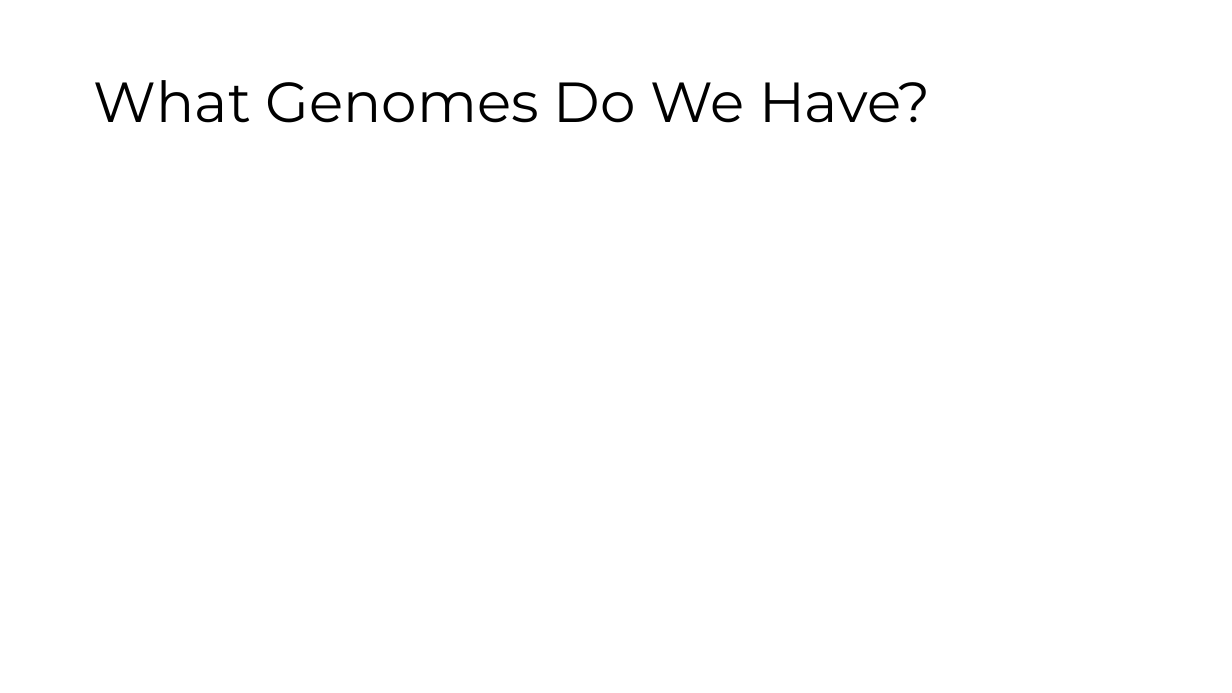
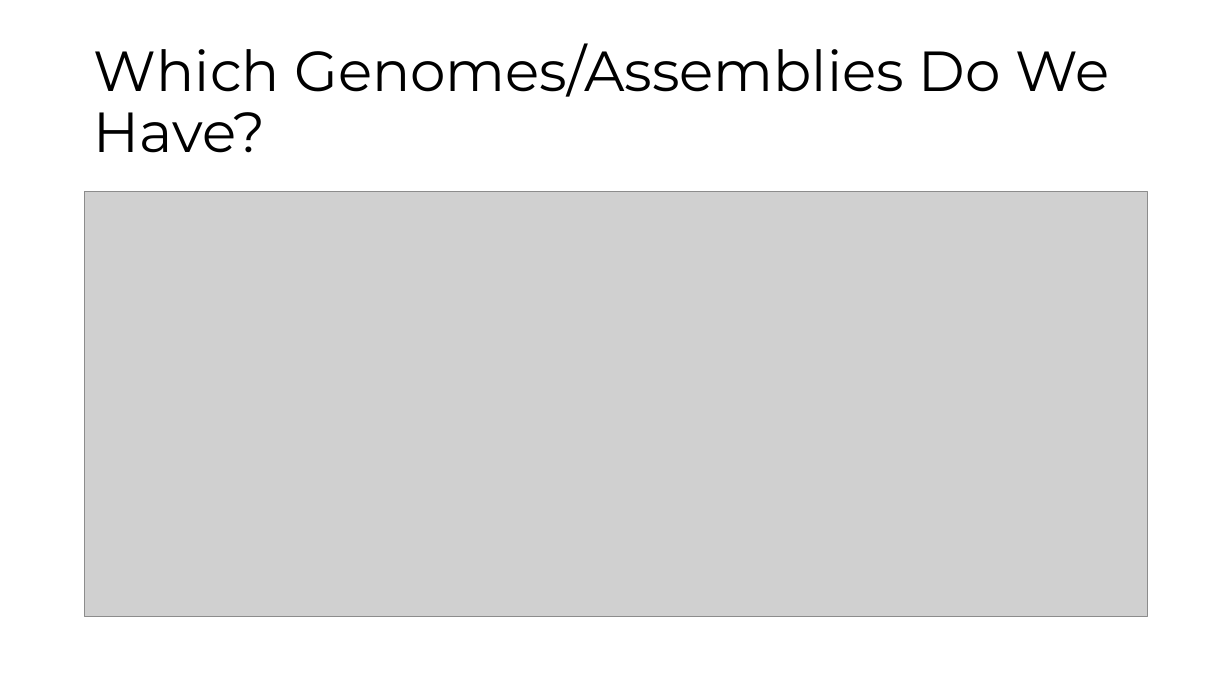
Before and after one commit to molikd/SearchPrioritize, a slide deck: slide 12 of Entomology_Outline.pptx (slide 3 before the commit). Drawn at 1232x693 pixels with LibreOffice and Linux fonts; fonts in the diff are those of the drawing; grey boxes stand for pictures. Boxes give left, top, right and bottom in pixels: in the first picture for what was removed or moved away, otherwise in the second. Text is boxed around its words. In the diff, an @@ line names an element or a change of style, - is before the commit and + after.

```diff
--- a/Entomology_Outline.pptx
+++ b/Entomology_Outline.pptx
@@ title at bbox=[94, 43, 1110, 153]: text changed @@
-What Genomes Do We Have?
+Which Genomes/Assemblies Do We Have?
@@ picture added at bbox=[85, 192, 1148, 617] @@
```
Also in this commit, not shown: 3 other slides changed, 15 slides added, 15 other files.
